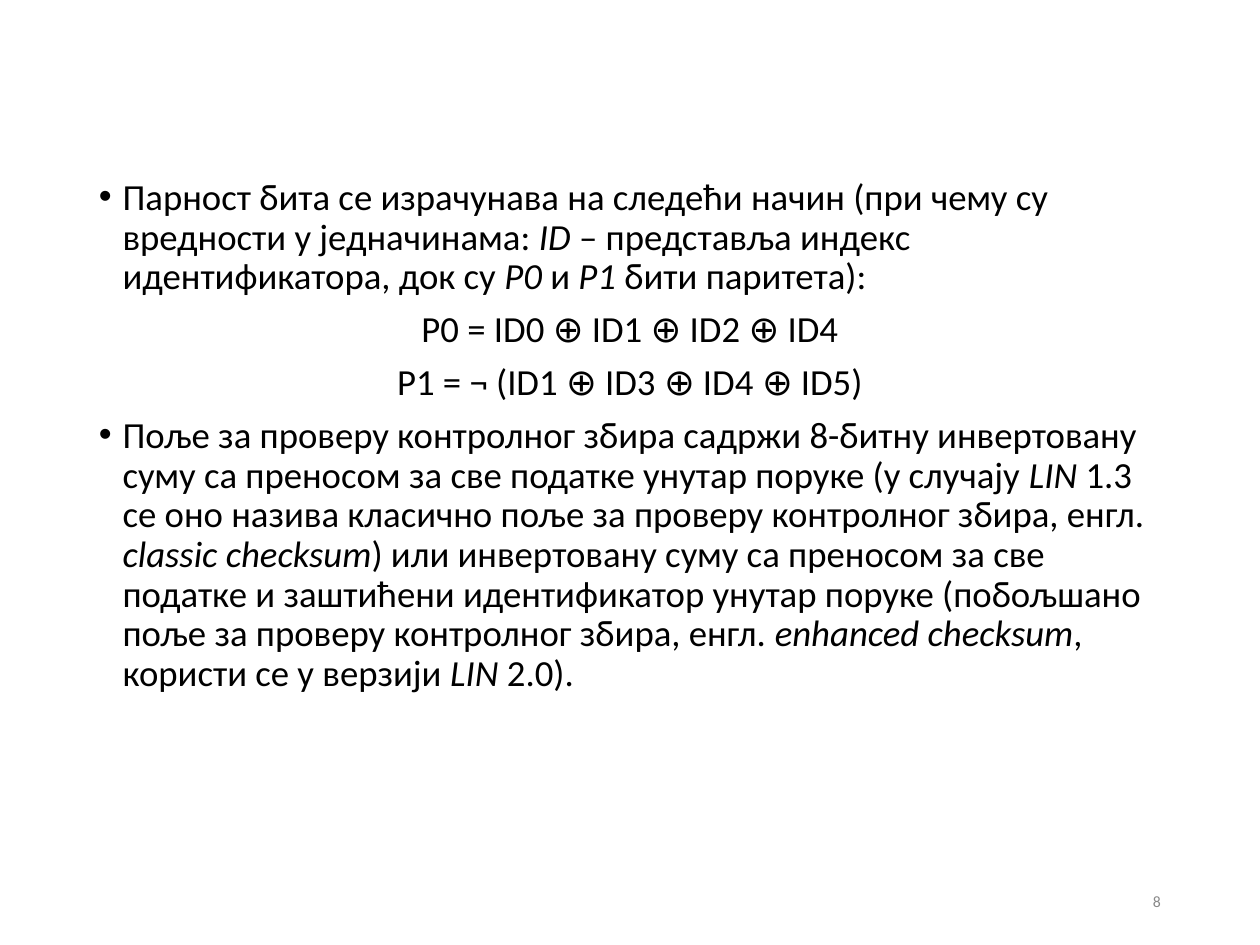
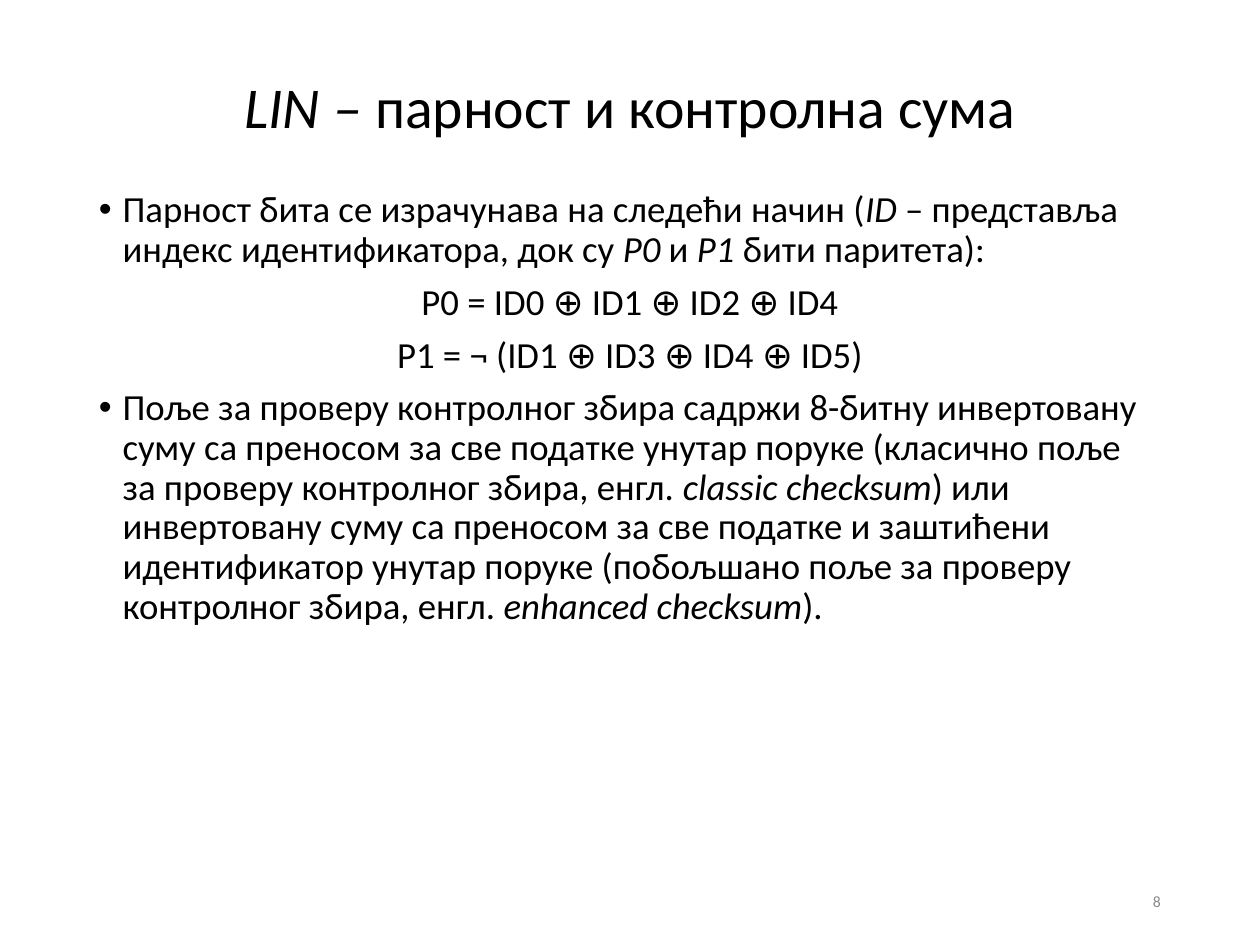
Before and after one commit to fjasic/bsc, a slide deck: slide 8 of documentation/Filip_Jasic_RA46-2014-prezentacija.ppt. Drawn at 1260x945 pixels with LibreOffice and Linux fonts; fonts in the diff are those of the drawing; background and template pictures are left out. Boxes give left, top, right and bottom in pixels: in the first picture for what was removed or moved away, otherwise in the second. Text is boxed around its words. In the diff, an @@ line names an element or a change of style, - is before the commit and + after.

```diff
--- a/documentation/Filip_Jasic_RA46-2014-prezentacija.ppt
+++ b/documentation/Filip_Jasic_RA46-2014-prezentacija.ppt
@@ title added at (x1=244, y1=91, x2=1016, y2=138), 33 pt, text #000000 @@
+LIN – парност и контролна сума
@@ text "Парност бита се израчунава на ..." moved from (x1=123, y1=183, x2=1144, y2=693) to (x1=123, y1=195, x2=1136, y2=625) @@
@@ text at (x1=123, y1=195, x2=1118, y2=268): text changed @@
-• Парност бита се израчунава на следећи начин (при чему су вредности у једначинама: ID – представља индекс идентификатора, док су P0 и P1 бити паритета):
+• Парност бита се израчунава на следећи начин (ID – представља индекс идентификатора, док су P0 и P1 бити паритета):
@@ text at (x1=123, y1=395, x2=1136, y2=625): text changed @@
-• Поље за проверу контролног збира садржи 8-битну инвертовану суму са преносом за све податке унутар поруке (у случају LIN 1.3 се оно назива класично поље за проверу контролног збира, енгл. classic checksum) или инвертовану суму са преносом за све податке и заштићени идентификатор унутар поруке (побољшано поље за проверу контролног збира, енгл. enhanced checksum, користи се у верзији LIN 2.0).
+• Поље за проверу контролног збира садржи 8-битну инвертовану суму са преносом за све податке унутар поруке (класично поље за проверу контролног збира, енгл. classic checksum) или инвертовану суму са преносом за све податке и заштићени идентификатор унутар поруке (побољшано поље за проверу контролног збира, енгл. enhanced checksum).
```
Also in this commit, not shown: 11 other slides changed, 2 slides removed.
